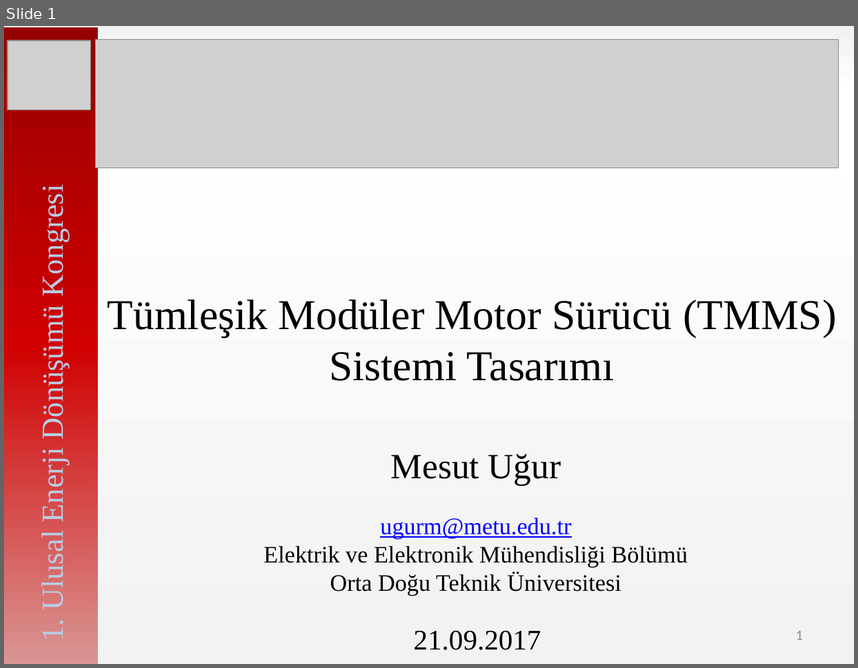
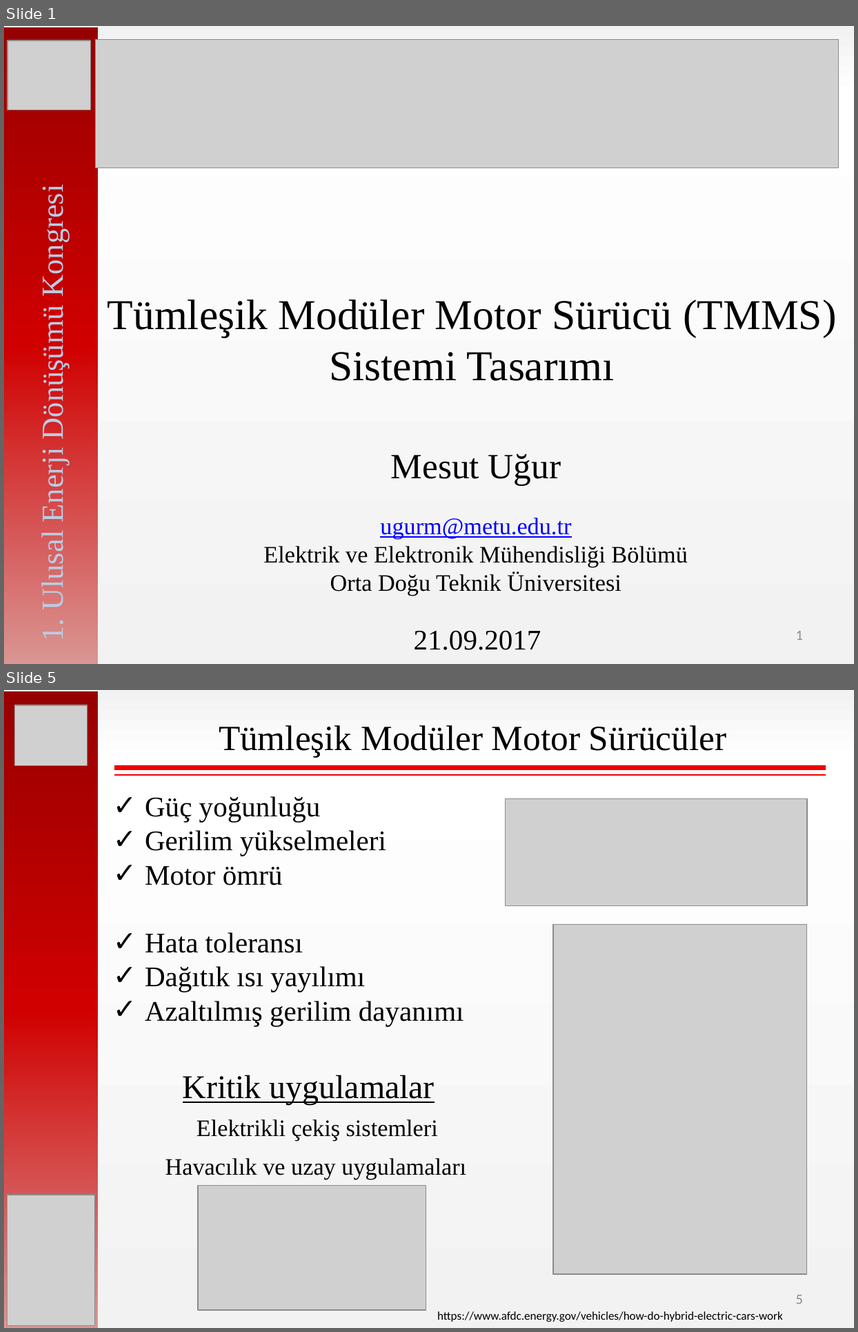
Before and after one commit to hakanpolat/IMMD, a slide deck: Paper/EL-EN 2017/sunum/ELEN2017_OralPres_Mesut_Uğur.pptx. Shown one above the other, each under a label of ours: slide 1 before the commit, slides 1 and 5 after it; the slides between them are not shown. The pictures are 858x668 and 858x1332 pixels, drawn with LibreOffice and Linux fonts; fonts in the diff are those of the drawing; grey boxes stand for pictures. Boxes give left, top, right and bottom in pixels: in the first picture for what was removed or moved away, otherwise in the second. Text is boxed around its words. In the diff, an @@ line names an element or a change of style, - is before the commit and + after.

```diff
--- a/Paper/EL-EN 2017/sunum/ELEN2017_OralPres_Mesut_Uğur.pptx
+++ b/Paper/EL-EN 2017/sunum/ELEN2017_OralPres_Mesut_Uğur.pptx
@@ slide 5 added at box(4, 690, 854, 1328), background gradient #F2F2F2 to #FFFFFF @@
@@ rectangle added at box(4, 691, 99, 1328), fill gradient #970000 to #D00000 to #D99694 @@
@@ picture added at box(15, 705, 87, 766) @@
@@ text added at box(219, 725, 726, 758), 30 pt, text #000000 @@
+Tümleşik Modüler Motor Sürücüler
@@ line added from (114, 768) to (826, 768), #F20000 4 pt @@
@@ line added from (114, 775) to (826, 775), #F20000 1.5 pt @@
@@ text added at box(145, 796, 464, 1026), 24 pt, text #000000 @@
+✓ Güç yoğunluğu
+✓ Gerilim yükselmeleri
+✓ Motor ömrü
+✓ Hata toleransı
+✓ Dağıtık ısı yayılımı
+✓ Azaltılmış gerilim dayanımı
@@ picture added at box(506, 799, 807, 906) @@
@@ picture added at box(553, 924, 806, 1273) @@
@@ text added at box(183, 1074, 435, 1105), 28 pt, text #000000, underline @@
+Kritik uygulamalar
@@ text added at box(197, 1119, 438, 1141), 20 pt, text #000000 @@
+Elektrikli çekiş sistemleri
@@ text added at box(165, 1158, 466, 1179), 20 pt, text #000000 @@
+Havacılık ve uzay uygulamaları
@@ picture added at box(198, 1185, 426, 1310) @@
@@ picture added at box(7, 1194, 94, 1325) @@
@@ page number added at box(796, 1294, 803, 1303), 12 pt, text #8C8C8C @@
+5
@@ text added at box(437, 1311, 783, 1321), 10 pt, text #000000 @@
+https://www.afdc.energy.gov/vehicles/how-do-hybrid-electric-cars-work
```
Also in this commit, not shown: 1 slide changed, 13 other slides added, 1 slide removed, 14 other files.
